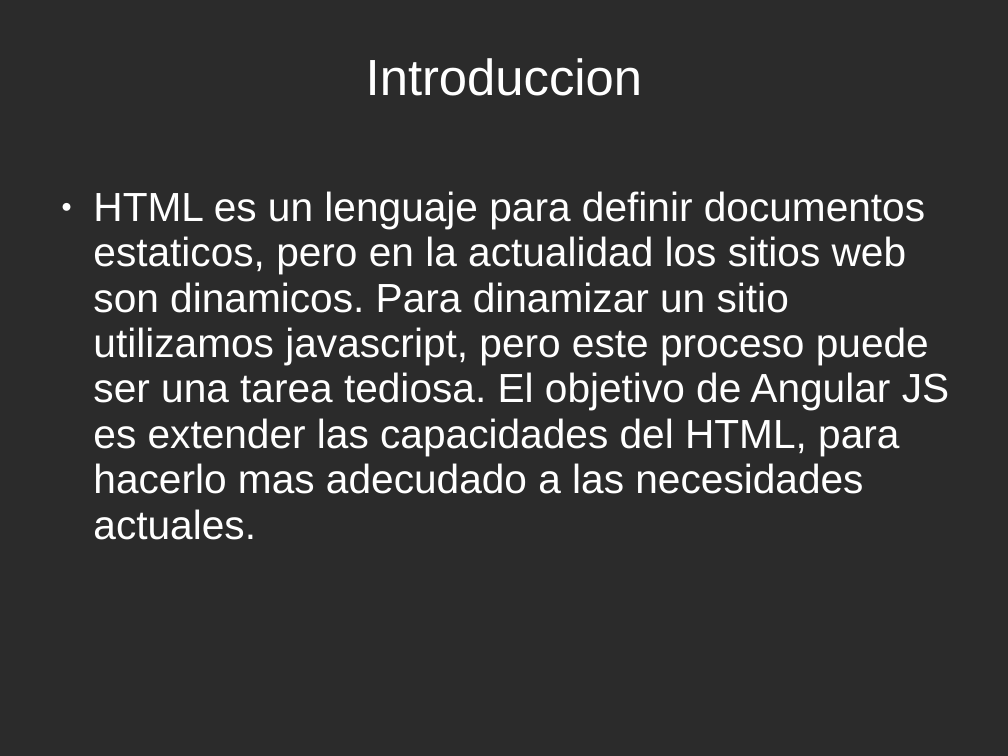
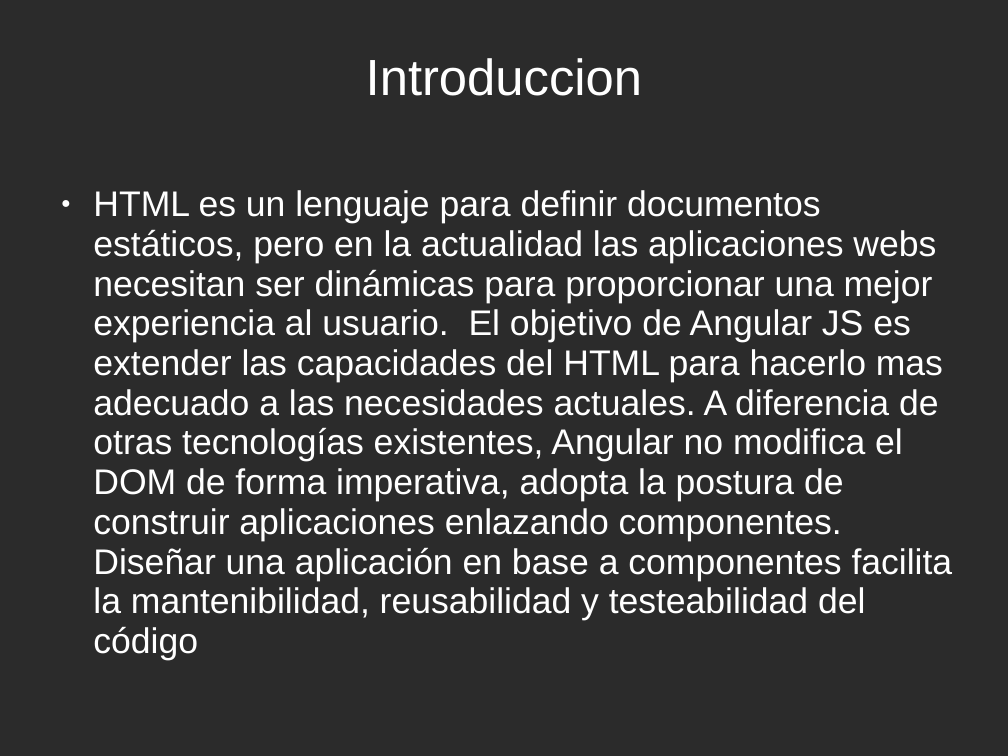
Before and after one commit to agusl88/charla-angularjs-ptech, a slide deck: slide 2 of Presentation.pps. Drawn at 1008x756 pixels with LibreOffice and Linux fonts; fonts in the diff are those of the drawing; background and template pictures are left out; a plain dark background stands for a picture behind light text. Boxes give left, top, right and bottom in pixels: in the first picture for what was removed or moved away, otherwise in the second. Text is boxed around its words. In the diff, an @@ line names an element or a change of style, - is before the commit and + after.

Commit message:
Fix presentacion

```diff
--- a/Presentation.pps
+++ b/Presentation.pps
@@ text at [93,190,953,660]: text changed; size 32 to 28 pt @@
-● HTML es un lenguaje para definir documentos estaticos, pero en la actualidad los sitios web son dinamicos. Para dinamizar un sitio utilizamos javascript, pero este proceso puede ser una tarea tediosa. El objetivo de Angular JS es extender las capacidades del HTML, para hacerlo mas adecudado a las necesidades actuales.
+● HTML es un lenguaje para definir documentos estáticos, pero en la actualidad las aplicaciones webs necesitan ser dinámicas para proporcionar una mejor experiencia al usuario. El objetivo de Angular JS es extender las capacidades del HTML para hacerlo mas adecuado a las necesidades actuales. A diferencia de otras tecnologías existentes, Angular no modifica el DOM de forma imperativa, adopta la postura de construir aplicaciones enlazando componentes. Diseñar una aplicación en base a componentes facilita la mantenibilidad, reusabilidad y testeabilidad del código
```
